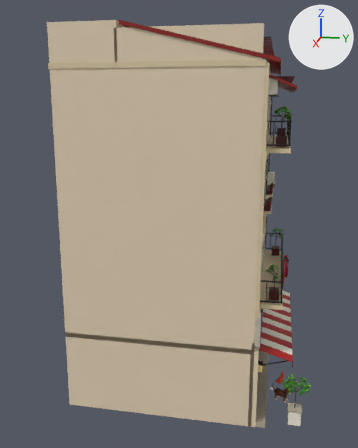
An edit to the FBX model Assets/PhoViet/Art/Streets/PV_StreetShop00_Petshop.fbx, drawn before and after from the same camera.
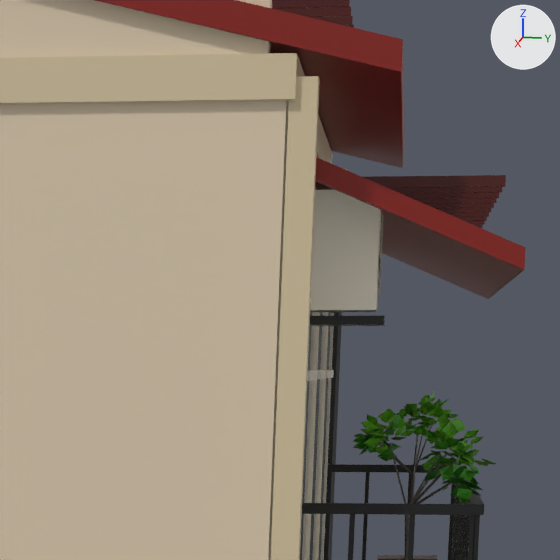
The first picture shows the older version from a 50 mm camera at (21.93, 4.48, 12.72) aimed at (0.3, 0.16, 7.31). The close-ups show the older and then the newer version on the part from 63% to 84% of the width and 12% to 29% of the height of that picture. Only the edits that show in the close-ups are written down. The lights are fixed; the arrows at upper right show +X, +Y and +Z. Objects named as collision shapes, trigger or cutter boxes, shadow casters or lower levels of detail are left out. Where no turn or scale is listed for an object, it has been applied to the vertices. Vertices at exactly the same position are counted once.

Script lines for the objects in view, before the commit:
```python
mat_pv_streetatlas = principled_material('PV_StreetAtlas')
mat_pv_streetatlas.texture = img_pv_streetpalette_png
me_pv_streetshop00_petshop_lod0 = bpy.data.meshes.new('PV_StreetShop00_Petshop_LOD0')
me_pv_streetshop00_petshop_lod0.from_pydata(...)  # 15131 vertices, 13584 faces; spans x -4.2..4.2, y -3.9..6.2, z 0.0..15.5
# faces by material slot: [13581, 3]
me_pv_streetshop00_petshop_lod0.materials.append(mat_pv_streetatlas)  # picture img_pv_streetpalette_png
me_pv_streetshop00_petshop_lod0.materials.append(mat_pv_streetglass)  # white #e7e7e7
ob_pv_streetshop00_petshop_lod0 = bpy.data.objects.new('PV_StreetShop00_Petshop_LOD0', me_pv_streetshop00_petshop_lod0)
ob_pv_streetshop00_petshop_lod0.location = (0.0, 0.0, 0.0)
```
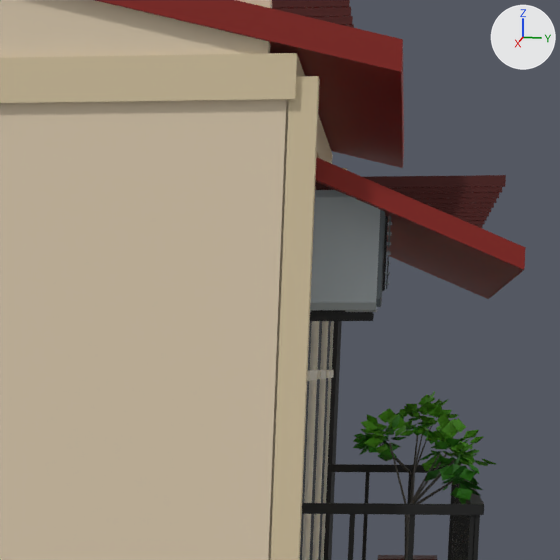
What differs and where, as boxes (x1, y1, x2, y2) in the close-ups (560 x 560 px):
'PV_StreetShop00_Petshop_LOD0', surface changed, reshaped: (0, 0, 526, 560) in both
part 1 of me_pv_streetshop00_petshop_lod0, reshaped: before (310, 214, 385, 326); after (310, 190, 392, 321)
part 2 of me_pv_streetshop00_petshop_lod0, surface changed: before (310, 190, 380, 310); after (310, 197, 380, 303)

Diff of the bpy script that builds the scene:
```diff
--- a/Assets/PhoViet/Art/Streets/PV_StreetShop00_Petshop.fbx.py
+++ b/Assets/PhoViet/Art/Streets/PV_StreetShop00_Petshop.fbx.py
@@ mat_pv_streetatlas @@
 mat_pv_streetatlas.texture = img_pv_streetpalette_png
+mat_pv_streetatlas.roughness = 0.65
@@ me_pv_streetshop00_petshop_lod0 @@
 # used by ob_pv_streetshop00_petshop_lod0; location = (0.0, 0.0, 0.0)
-me_pv_streetshop00_petshop_lod0.from_pydata(...)  # 15131 vertices, 13584 faces; spans x -4.2..4.2, y -3.9..6.2, z 0.0..15.5
+me_pv_streetshop00_petshop_lod0.from_pydata(...)  # 16167 vertices, 14228 faces; spans x -4.2..4.2, y -3.9..6.2, z 0.0..15.5
+# me_pv_streetshop00_petshop_lod0 part 1: 2 vertices moved within x 3.0..3.1, y 4.3, z 13.0; 23 vertices removed from x 3.0..3.6, y 3.9..4.4, z 12.9..13.4; 541 vertices added at x 2.9..3.7, y 3.8..4.4, z 12.9..13.5
+# me_pv_streetshop00_petshop_lod0 part 2: 4 kept faces spanning x -3.6..3.7, y 3.9..4.3, z 8.7..13.5 get new texture (UV) coordinates
+# other edits to the shape of me_pv_streetshop00_petshop_lod0 do not show in these pictures
 me_pv_streetshop00_petshop_lod0.materials.append(mat_pv_streetatlas)
```
